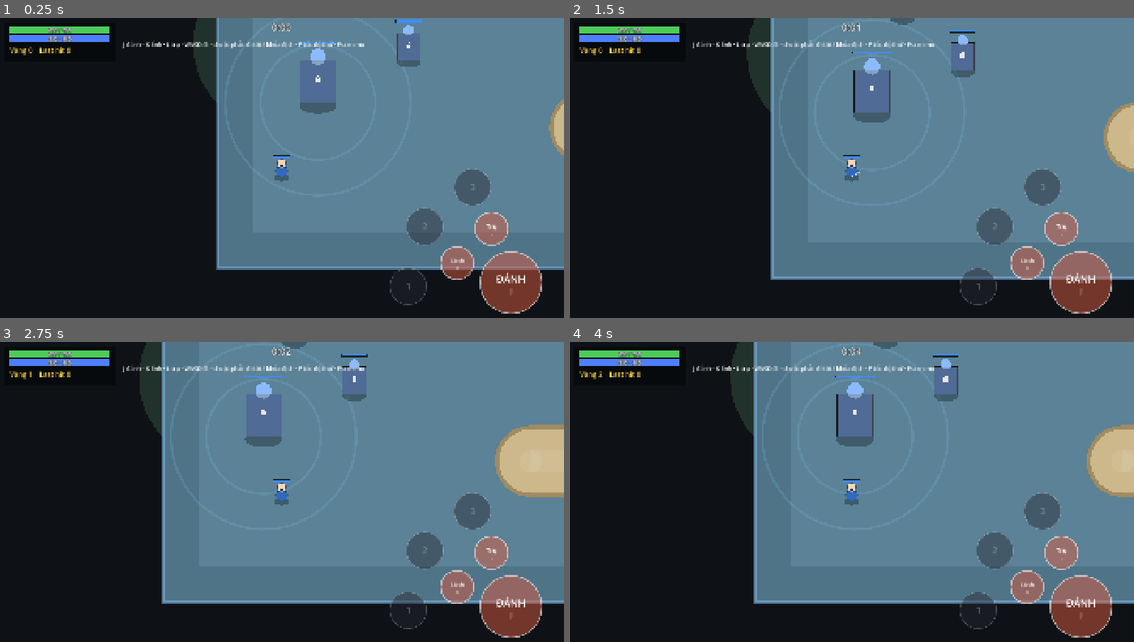
Above: before the commit, frames 1-4 (two rows, left to right).
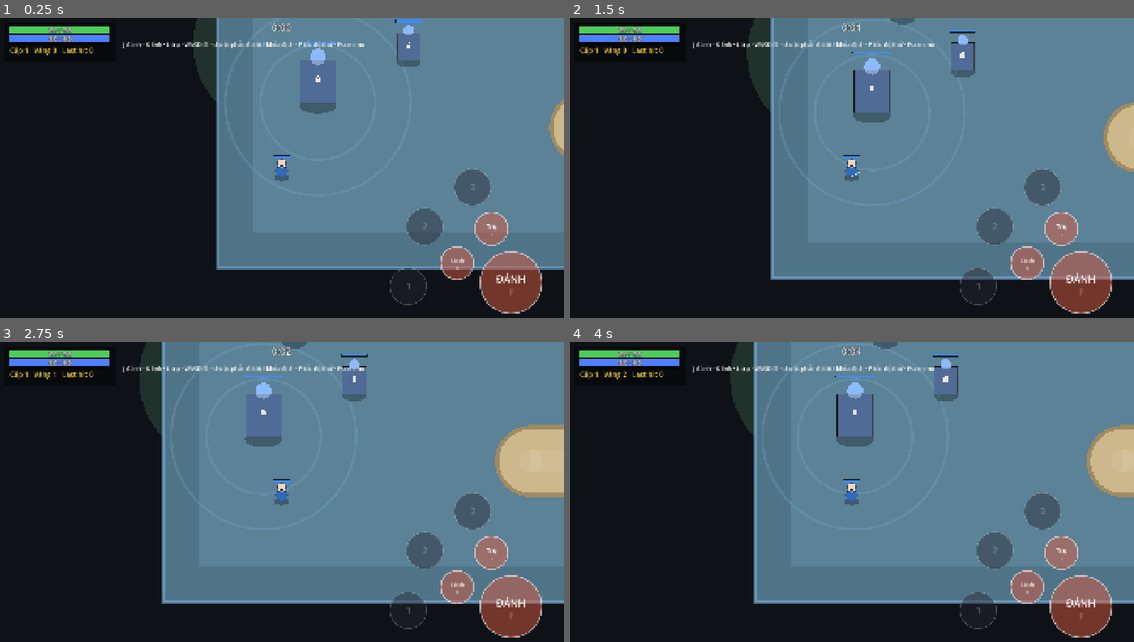
Above: after the commit, the same moments.

Repository: langhoangtien/clash-born-v2
Game: Godot game, scene res://app/match_scene.tscn
Two runs of this game, one before a commit and one after it. Both use one fixed random seed, a clock stepped at 60 frames per second and the inputs below. This scene is started directly instead of the project's main scene.
Inputs (mouse positions are in pixels of both pictures, inside the frame that each line leads up to):
- Up to frame 1 (0.25 s): no input
- Up to frame 2 (1.5 s): tap Enter at 0.5 s; drag from (665, 258) to (908, 108) at 0.52 s; drag from (1038, 243) to (823, 240) at 1.27 s
- Up to frame 3 (2.75 s): move the mouse to (338, 432) at 2.02 s; hold D from 2.03 s (still down); tap 5 at 2.1 s
- Up to frame 4 (4 s): release D at 2.75 s; drag from (823, 564) to (682, 453) at 2.77 s; tap Space at 3.5 s; move the mouse to (1021, 549) at 3.52 s; hold A from 3.53 s (still down); tap K at 3.6 s

The runs differ from the first frame. In frame 1, 0.2% of the frame differs, in the area x 1-17%, y 9-13%; in frame 2, 0.2%; in frame 3, 0.2%; in frame 4, 0.2%.

Commit message:
M3.5: XP and leveling to 20, skill points, attribute bonus, innate auto-rank, XP share, hero kill rewards, death gold loss, no deny (D-60); HUD level/XP; auto skill points
Co-Authored-By: Claude Opus 5.5 <noreply@anthropic.com>
Claude-Session: https://claude.ai/code/session_01U9XXiwXKA4KHDW2xJbUPmE

Diff:
--- /dev/null
+++ b/app/auto_skill.gd
@@ -0,0 +1,34 @@
+class_name AutoSkill
+extends RefCounted
+## Tầng APP (tạm tới M3.8): tự dùng điểm kỹ năng của hero người chơi theo thứ tự gợi ý trong
+## HeroDef (bot_skill_order). Chọn mục đầu tiên chưa đạt và đang nâng được.
+
+const UPGRADE_SLOTS: Dictionary = {
+	HeroDef.Upgrade.Q: AbilityDef.Slot.Q,
+	HeroDef.Upgrade.W: AbilityDef.Slot.W,
+	HeroDef.Upgrade.R: AbilityDef.Slot.R,
+	HeroDef.Upgrade.ATTRIBUTES: Command.ATTRIBUTES,
+}
+
+
+## Ô nên nâng tiếp (AbilityDef.Slot hoặc Command.ATTRIBUTES); -2 nếu không có gì nâng được.
+static func pick(world: World, hero: Entity, order: Array[HeroDef.Upgrade]) -> int:
+	if hero.skill_points <= 0:
+		return -2
+	var wanted: Dictionary = {}
+	for u: HeroDef.Upgrade in order:
+		var slot: int = UPGRADE_SLOTS[u]
+		wanted[slot] = wanted.get(slot, 0) + 1
+		if _current(hero, slot) < wanted[slot] and Progression.level_problem(world, hero, slot) == Command.Reject.NONE:
+			return slot
+	for slot: int in [AbilityDef.Slot.R, AbilityDef.Slot.Q, AbilityDef.Slot.W, Command.ATTRIBUTES]:
+		if Progression.level_problem(world, hero, slot) == Command.Reject.NONE:
+			return slot
+	return -2
+
+
+static func _current(hero: Entity, slot: int) -> int:
+	if slot == Command.ATTRIBUTES:
+		return hero.attribute_bonus_count
+	var a: AbilityInstance = Abilities.of(hero, slot)
+	return a.rank if a != null else 0
--- a/app/match_scene.gd
+++ b/app/match_scene.gd
@@ -25,6 +25,7 @@
 var hero: Entity
 var input: MatchInput = MatchInput.new()
 var result: ResultPanel
+var hero_def: HeroDef
 
 
 func _ready() -> void:
@@ -34,7 +35,8 @@
 	var library: ContentLibrary = ContentLibrary.load_dir()
 	MatchSetup.spawn_structures(world, library)
 	MatchSetup.add_lane_creeps(world, library, true)
-	hero = UnitFactory.hero(world, library.heroes[HERO_ID], 0, world.map.fountain_point(0))
+	hero_def = library.heroes[HERO_ID]
+	hero = UnitFactory.hero(world, hero_def, 0, world.map.fountain_point(0))
 	units_view.world = world
 	input.world = world
 	input.hero = hero
@@ -80,6 +82,9 @@
 func _before_step() -> void:
 	units_view.capture_previous()
 	input.flush()
+	var slot: int = AutoSkill.pick(world, hero, hero_def.bot_skill_order)  # tạm tới M3.8
+	if slot != -2:
+		world.submit(Command.level_up(hero.id, slot))
 
 
 ## Joystick ảo ưu tiên; không chạm thì đọc WASD / mũi tên.
--- a/content/balance/balance_settings.tres
+++ b/content/balance/balance_settings.tres
@@ -48,3 +48,13 @@
 passive_gold = 1
 passive_gold_interval = 2.0
 ghost_magic_amp = 0.4
+attribute_bonus_max = 7
+hero_max_level = 20
+xp_base = 120
+xp_per_level = 30
+xp_share_range = 1200.0
+hero_kill_xp_base = 60.0
+hero_kill_xp_per_level = 30.0
+hero_kill_gold_base = 150
+hero_kill_gold_per_level = 10
+death_gold_per_level = 25
--- a/content/units/creep_melee.tres
+++ b/content/units/creep_melee.tres
@@ -22,4 +22,5 @@
 id = &"creep_melee"
 display_name = "Lính cận chiến"
 art_id = &"creep_melee"
+bounty_xp = 57
 bounty_gold = 36
--- a/content/units/creep_ranged.tres
+++ b/content/units/creep_ranged.tres
@@ -23,4 +23,5 @@
 id = &"creep_ranged"
 display_name = "Lính đánh xa"
 art_id = &"creep_ranged"
+bounty_xp = 69
 bounty_gold = 45
--- a/content/units/creep_siege.tres
+++ b/content/units/creep_siege.tres
@@ -23,4 +23,5 @@
 id = &"creep_siege"
 display_name = "Lính công thành"
 art_id = &"creep_siege"
+bounty_xp = 88
 bounty_gold = 70
--- /dev/null
+++ b/sim/abilities/progression.gd
@@ -0,0 +1,68 @@
+class_name Progression
+extends RefCounted
+## Lên cấp hero (ABL-04, ABL-11, STAT-04): XP, điểm kỹ năng, đổi điểm lấy thuộc tính, nội tại
+## tự lên bậc. Lên cấp cộng máu/mana hiện tại đúng phần tối đa tăng thêm.
+
+## ABL-11: cấp hero mở bậc nội tại 1..6.
+const INNATE_LEVELS: Array[int] = [1, 4, 8, 12, 16, 20]
+## ABL-04: cấp hero tối thiểu để R lên bậc 1..3.
+const ULTIMATE_LEVELS: Array[int] = [6, 11, 16]
+
+
+static func xp_to_next(world: World, level: int) -> int:
+	return world.balance.xp_base + world.balance.xp_per_level * (level - 1)
+
+
+static func add_xp(world: World, hero: Entity, amount: float) -> void:
+	if hero.stats.level() >= world.balance.hero_max_level:
+		return
+	hero.xp += amount
+	while hero.stats.level() < world.balance.hero_max_level and hero.xp >= xp_to_next(world, hero.stats.level()):
+		hero.xp -= xp_to_next(world, hero.stats.level())
+		_level_up(world, hero)
+	if hero.stats.level() >= world.balance.hero_max_level:
+		hero.xp = 0.0
+
+
+static func _level_up(world: World, hero: Entity) -> void:
+	_apply_level(hero, hero.stats.level() + 1, hero.attribute_bonus_count, world.balance.attribute_bonus)
+	hero.skill_points += 1
+	var innate: AbilityInstance = Abilities.of(hero, AbilityDef.Slot.INNATE)
+	var rank: int = INNATE_LEVELS.filter(func(l: int) -> bool: return hero.stats.level() >= l).size()
+	if innate != null and innate.rank != rank:
+		Abilities.set_rank(world, hero, innate, rank)
+	world.emit(&"level_up", hero.id, hero.id, hero.stats.level())
+
+
+## Đổi cấp / số lần cộng thuộc tính; máu, mana hiện tại cộng phần tối đa tăng thêm.
+static func _apply_level(hero: Entity, level: int, bonus_count: int, bonus: float) -> void:
+	var max_hp: float = hero.stats.get_stat(StatId.Id.MAX_HP)
+	var max_mana: float = hero.stats.get_stat(StatId.Id.MAX_MANA)
+	hero.stats.set_level(level, bonus_count, bonus)
+	hero.stats.recompute()
+	hero.health += maxf(0.0, hero.stats.get_stat(StatId.Id.MAX_HP) - max_hp)
+	hero.mana += maxf(0.0, hero.stats.get_stat(StatId.Id.MAX_MANA) - max_mana)
+
+
+## Lý do không dùng điểm được (NONE = được).
+static func level_problem(world: World, hero: Entity, slot: int) -> Command.Reject:
+	if hero.skill_points <= 0:
+		return Command.Reject.NO_SKILL_POINT
+	if slot == Command.ATTRIBUTES:
+		return Command.Reject.NONE if hero.attribute_bonus_count < world.balance.attribute_bonus_max else Command.Reject.CANNOT_LEVEL
+	var a: AbilityInstance = Abilities.of(hero, slot)
+	if a == null or slot == AbilityDef.Slot.INNATE or a.rank >= a.def.expected_ranks():
+		return Command.Reject.CANNOT_LEVEL
+	var need: int = ULTIMATE_LEVELS[a.rank] if slot == AbilityDef.Slot.R else 2 * (a.rank + 1) - 1
+	return Command.Reject.NONE if hero.stats.level() >= need else Command.Reject.CANNOT_LEVEL
+
+
+static func spend_point(world: World, hero: Entity, slot: int) -> void:
+	hero.skill_points -= 1
+	if slot == Command.ATTRIBUTES:
+		hero.attribute_bonus_count += 1
+		_apply_level(hero, hero.stats.level(), hero.attribute_bonus_count, world.balance.attribute_bonus)
+	else:
+		var a: AbilityInstance = Abilities.of(hero, slot)
+		Abilities.set_rank(world, hero, a, a.rank + 1)
+	world.emit(&"skill_leveled", hero.id, hero.id, slot)
--- a/sim/commands/command.gd
+++ b/sim/commands/command.gd
@@ -3,9 +3,12 @@
 ## Yêu cầu từ người chơi, bot hoặc controller (ARCHITECTURE mục 1). Không đổi trận
 ## trực tiếp; CommandSystem kiểm tra rồi mới thành Order (CMD-01..05).
 
-enum Type { MOVE_TO, MOVE_DIR, STOP, ATTACK, ATTACK_AUTO, CAST }
+enum Type { MOVE_TO, MOVE_DIR, STOP, ATTACK, ATTACK_AUTO, CAST, LEVEL_UP }
 enum Reject { NONE, UNKNOWN_UNIT, POINT_OUTSIDE_MAP, BAD_DIRECTION, BAD_TARGET, UNIT_DEAD,
-	NOT_LEARNED, ON_COOLDOWN, NO_MANA, CANNOT_CAST }
+	NOT_LEARNED, ON_COOLDOWN, NO_MANA, CANNOT_CAST, NO_SKILL_POINT, CANNOT_LEVEL }
+
+## LEVEL_UP: ô đặc biệt = đổi điểm lấy thuộc tính (ABL-04).
+const ATTRIBUTES: int = -1
 
 var type: Type
 var entity_id: int
@@ -70,6 +73,15 @@
 	return c
 
 
+## ABL-04: dùng một điểm nâng kỹ năng ô `ability_slot` (hoặc ATTRIBUTES).
+static func level_up(id: int, ability_slot: int) -> Command:
+	var c: Command = Command.new()
+	c.type = Type.LEVEL_UP
+	c.entity_id = id
+	c.slot = ability_slot
+	return c
+
+
 static func stop(id: int) -> Command:
 	var c: Command = Command.new()
 	c.type = Type.STOP
--- a/sim/core/balance_settings.gd
+++ b/sim/core/balance_settings.gd
@@ -52,6 +52,12 @@
 @export_group("Hero")
 ## ABL-04: mỗi lần đổi điểm thừa cộng chừng này vào cả 3 thuộc tính.
 @export var attribute_bonus: float
+## ABL-04: số lần đổi điểm lấy thuộc tính tối đa; cấp tối đa.
+@export var attribute_bonus_max: int
+@export var hero_max_level: int
+## XP để lên cấp kế: xp_base + xp_per_level × (cấp hiện tại − 1).
+@export var xp_base: int
+@export var xp_per_level: int
 ## ECO-04: hồi sinh sau respawn_base + respawn_per_level × cấp giây.
 @export var respawn_base: float
 @export var respawn_per_level: float
@@ -64,6 +70,15 @@
 ## ECO-01: cứ passive_gold_interval giây mỗi hero được passive_gold vàng.
 @export var passive_gold: int
 @export var passive_gold_interval: float
+## ECO-03: XP chia cho hero phe kia trong tầm này khi đơn vị chết.
+@export var xp_share_range: float
+## Hạ hero: XP = base + per_level × cấp nạn nhân; vàng = base + per_level × cấp nạn nhân.
+@export var hero_kill_xp_base: float
+@export var hero_kill_xp_per_level: float
+@export var hero_kill_gold_base: int
+@export var hero_kill_gold_per_level: int
+## ECO-05: chết mất death_gold_per_level × cấp vàng.
+@export var death_gold_per_level: int
 
 @export_group("Điều khiển (CTL)")
 ## CTL-02: tầm tìm mục tiêu = tầm đánh + chừng này.
--- a/sim/systems/command_system.gd
+++ b/sim/systems/command_system.gd
@@ -13,6 +13,10 @@
 		command.reject_reason = _check(world, command, unit)
 		if command.reject_reason != Command.Reject.NONE:
 			world.rejected_commands.append(command)
+			continue
+		if command.type == Command.Type.LEVEL_UP:
+			Progression.spend_point(world, unit, command.slot)  # không đổi lệnh hiện tại
+			world.command_log.append(command)
 			continue
 		var order: Order = _order_for(world, command, unit)
 		if unit.cast != null:
@@ -52,8 +56,8 @@
 func _check(world: World, command: Command, unit: Entity) -> Command.Reject:
 	if unit == null:
 		return Command.Reject.UNKNOWN_UNIT
-	if not unit.alive:
-		return Command.Reject.UNIT_DEAD
+	if not unit.alive and command.type != Command.Type.LEVEL_UP:
+		return Command.Reject.UNIT_DEAD  # cộng điểm được cả khi đang chờ hồi sinh
 	if command.type == Command.Type.MOVE_TO:
 		if not command.point.is_finite():
 			return Command.Reject.POINT_OUTSIDE_MAP
@@ -66,6 +70,8 @@
 			return Command.Reject.BAD_DIRECTION
 	if command.type == Command.Type.CAST:
 		return _check_cast(world, command, unit)
+	if command.type == Command.Type.LEVEL_UP:
+		return Progression.level_problem(world, unit, command.slot)
 	return Command.Reject.NONE
 
 
--- a/sim/systems/death_system.gd
+++ b/sim/systems/death_system.gd
@@ -30,6 +30,7 @@
 func _hero_waits(world: World, e: Entity) -> void:
 	if e.respawn_tick < 0:
 		Effects.remove_on_death(world, e)  # D-56
+		_hero_kill_rewards(world, e)
 		var wait: float = world.balance.respawn_base + world.balance.respawn_per_level * e.stats.level()
 		e.respawn_tick = world.tick + SimClock.seconds_to_ticks(wait)
 		e.order = Order.idle()
@@ -70,3 +71,39 @@
 	if killer != null and killer.kind == Entity.Kind.HERO and killer.team != e.team:
 		killer.gold += e.bounty_gold
 		killer.last_hits += 1
+	_share_xp(world, e, e.bounty_xp, null)
+
+
+## ECO-03: XP chia đều cho hero phe kia còn sống trong `xp_share_range` (kẻ hạ là hero thì
+## luôn được tính). Trả về danh sách hero được chia, theo id.
+func _share_xp(world: World, dead: Entity, amount: float, killer: Entity) -> Array[Entity]:
+	var takers: Array[Entity] = []
+	for h: Entity in world.entities:
+		if h.kind != Entity.Kind.HERO or not h.alive or h.team == dead.team:
+			continue
+		if h == killer or h.position.distance_to(dead.position) <= world.balance.xp_share_range:
+			takers.append(h)
+	for h: Entity in takers:
+		if amount > 0.0:
+			Progression.add_xp(world, h, amount / takers.size())
+	return takers
+
+
+## Hạ hero: XP và vàng cho kẻ hạ (hoặc chia cho hero phe kia gần đó nếu trụ/lính hạ);
+## nạn nhân mất vàng (ECO-05).
+func _hero_kill_rewards(world: World, e: Entity) -> void:
+	var b: BalanceSettings = world.balance
+	var level: int = e.stats.level()
+	var killer: Entity = world.find_entity(e.killer_id)
+	if killer != null and (killer.kind != Entity.Kind.HERO or killer.team == e.team):
+		killer = null
+	var takers: Array[Entity] = _share_xp(world, e, b.hero_kill_xp_base + b.hero_kill_xp_per_level * level, killer)
+	var gold: int = b.hero_kill_gold_base + b.hero_kill_gold_per_level * level
+	var paid: Array[Entity] = takers
+	if killer != null:
+		paid = [killer]
+	for h: Entity in paid:
+		h.gold += gold / paid.size()
+	if not paid.is_empty():
+		world.emit(&"kill_credited", paid[0].id, e.id, gold)
+	e.gold = maxi(0, e.gold - b.death_gold_per_level * level)
--- a/sim/world/entity.gd
+++ b/sim/world/entity.gd
@@ -36,6 +36,11 @@
 ## Kinh tế (ECO-01/07): vàng thưởng khi bị hạ (từ dữ liệu), vàng và số last hit của hero,
 ## kẻ gây đòn chết (DamageSystem ghi).
 var bounty_gold: int = 0
+var bounty_xp: int = 0
+## Hero (ABL-04): XP trong cấp hiện tại, điểm chưa dùng, số lần đã đổi lấy thuộc tính.
+var xp: float = 0.0
+var skill_points: int = 0
+var attribute_bonus_count: int = 0
 var gold: int = 0
 var last_hits: int = 0
 var killer_id: int = -1
--- a/sim/world/unit_factory.gd
+++ b/sim/world/unit_factory.gd
@@ -17,6 +17,7 @@
 		Vector3(def.base_strength, def.base_agility, def.base_intelligence),
 		Vector3(def.strength_growth, def.agility_growth, def.intelligence_growth))
 	e.stats.set_level(level, 0, world.balance.attribute_bonus)
+	e.skill_points = 1  # ABL-04: cấp 1 có 1 điểm
 	world.add_entity(e)
 	Abilities.setup_hero(world, e, def)
 	return e
@@ -34,6 +35,7 @@
 	e.projectile_speed = def.stats.projectile_speed
 	e.stats = stats_from(world.balance, def.stats)
 	e.bounty_gold = def.bounty_gold
+	e.bounty_xp = def.bounty_xp
 	return world.add_entity(e)
 
 
--- a/sim/world/world.gd
+++ b/sim/world/world.gd
@@ -172,10 +172,10 @@
 	for e: Entity in entities:
 		ctx.update(PackedInt64Array([e.id, e.team, e.kind, e.order.type, int(e.order.finished), e.order.target_id,
 			int(e.alive), int(e.locked), int(e.returning), int(e.has_origin), e.aggro_target_id, e.aggro_until_tick, e.attack_phase, e.attack_target_id, e.attack_start_tick, e.attack_release_tick, e.next_attack_tick,
-			e.lock_target_id, e.respawn_tick, e.gold, e.last_hits]).to_byte_array())
+			e.lock_target_id, e.respawn_tick, e.gold, e.last_hits, e.skill_points, e.attribute_bonus_count]).to_byte_array())
 		ctx.update(PackedFloat64Array([e.position.x, e.position.y, e.radius, e.health, e.mana,
 			e.order.point.x, e.order.point.y, e.order.direction.x, e.order.direction.y,
-			e.chase_origin.x, e.chase_origin.y]).to_byte_array())
+			e.chase_origin.x, e.chase_origin.y, e.xp]).to_byte_array())
 		if e.stats != null:
 			ctx.update(e.stats.values().to_byte_array())
 		for a: AbilityInstance in e.abilities:
--- a/tests/app/test_match_input.gd
+++ b/tests/app/test_match_input.gd
@@ -195,3 +195,22 @@
 	b.release(0)
 	assert_false(b.is_held(Rules.AttackMode.CREEP))
 	b.free()
+
+
+func test_ABL_04_auto_skill_follows_suggested_order() -> void:
+	var lib: ContentLibrary = ContentLibrary.load_dir()
+	var w: World = World.new(1, load("res://content/balance/balance_settings.tres") as BalanceSettings)
+	var def: HeroDef = lib.heroes[&"brakk"]
+	var hero: Entity = UnitFactory.hero(w, def, 0, Vector2(500, 500))
+	var picks: Array[int] = []
+	for level: int in range(1, 21):
+		if level > 1:
+			Progression.add_xp(w, hero, Progression.xp_to_next(w, level - 1))
+		var slot: int = AutoSkill.pick(w, hero, def.bot_skill_order)
+		picks.append(slot)
+		Progression.spend_point(w, hero, slot)
+	assert_eq(picks[0], AbilityDef.Slot.Q)
+	assert_eq(picks[5], AbilityDef.Slot.R, "cấp 6 lên R")
+	assert_eq(Abilities.of(hero, AbilityDef.Slot.Q).rank, 5)
+	assert_eq(Abilities.of(hero, AbilityDef.Slot.R).rank, 3)
+	assert_eq(hero.skill_points, 0)
--- /dev/null
+++ b/tests/sim/abilities/test_progression.gd
@@ -0,0 +1,167 @@
+extends TestCase
+## M3.5: lên cấp, XP (ECO-03), điểm kỹ năng (ABL-04), nội tại tự lên (ABL-11), vàng hạ hero /
+## mất vàng khi chết (ECO-05, ECO-07b), bỏ deny (D-60).
+
+const MAP_PATH: String = "res://data/maps/clashborn.tres"
+const BALANCE_PATH: String = "res://content/balance/balance_settings.tres"
+const EPS: float = 0.01
+const Slot := AbilityDef.Slot
+
+static var _map: MapLayout
+static var _lib: ContentLibrary
+
+
+func _world() -> World:
+	if _map == null:
+		_map = load(MAP_PATH) as MapLayout
+		_lib = ContentLibrary.load_dir()
+	var w: World = World.new(5, load(BALANCE_PATH) as BalanceSettings)
+	w.map = _map
+	w.add_system(MovementSystem.new(), World.Phase.MOVEMENT)
+	return w
+
+
+func _center() -> Vector2:
+	return _map.world_size() * 0.5 + Vector2(-700, 700)
+
+
+func _brakk(w: World, team: int, at: Vector2) -> Entity:
+	return UnitFactory.hero(w, _lib.heroes[&"brakk"], team, w.navigation(32.0).nearest_clear(at))
+
+
+func _kill(w: World, source_id: int, victim: Entity) -> void:
+	var r: DamageRequest = DamageRequest.new()
+	r.source_id = source_id
+	r.target_id = victim.id
+	r.raw = 1.0e9
+	r.damage_type = DamageFormulas.DamageType.PURE
+	w.damage_requests.append(r)
+	w.step()
+
+
+func _rejected(w: World, c: Command) -> Command.Reject:
+	w.submit(c)
+	w.step()
+	return w.rejected_commands[0].reject_reason if not w.rejected_commands.is_empty() else Command.Reject.NONE
+
+
+func test_ABL_04_xp_table_and_level_up() -> void:
+	var w: World = _world()
+	var b: Entity = _brakk(w, 0, _center())
+	assert_eq(Progression.xp_to_next(w, 1), 120)
+	assert_eq(Progression.xp_to_next(w, 19), 120 + 30 * 18)
+	var total: int = 0
+	for level: int in range(1, 20):
+		total += Progression.xp_to_next(w, level)
+	assert_eq(total, 7410, "tổng XP tới cấp 20")
+	var hp: float = b.health
+	var max_hp: float = b.stats.get_stat(StatId.Id.MAX_HP)
+	Progression.add_xp(w, b, 130.0)
+	assert_eq(b.stats.level(), 2)
+	assert_near(b.xp, 10.0, EPS, "XP thừa giữ lại")
+	assert_eq(b.skill_points, 2, "cấp 1 có sẵn 1 điểm + 1 khi lên cấp 2")
+	var gained: float = b.stats.get_stat(StatId.Id.MAX_HP) - max_hp
+	assert_true(gained > 0.0, "lên cấp tăng máu tối đa qua Sức mạnh")
+	assert_near(b.health, hp + gained, EPS, "máu hiện tại cộng đúng phần tăng")
+	Progression.add_xp(w, b, 100000.0)
+	assert_eq(b.stats.level(), 20, "tối đa cấp 20")
+	assert_near(b.xp, 0.0, EPS)
+
+
+func test_ABL_11_innate_ranks_with_hero_level() -> void:
+	var w: World = _world()
+	var b: Entity = _brakk(w, 0, _center())
+	var innate: AbilityInstance = Abilities.of(b, Slot.INNATE)
+	var ranks: Array[int] = []
+	for level: int in range(2, 21):
+		Progression.add_xp(w, b, Progression.xp_to_next(w, level - 1))
+		if level in [3, 4, 8, 12, 16, 20]:
+			ranks.append(innate.rank)
+	assert_eq(ranks, [1, 2, 3, 4, 5, 6], "bậc 1–6 ở cấp 1/4/8/12/16/20")
+	assert_near(b.effects[0].values[&"chance"], 0.25, EPS, "bị động theo bậc mới")
+
+
+func test_ABL_04_skill_rank_rules() -> void:
+	var w: World = _world()
+	var b: Entity = _brakk(w, 0, _center())
+	assert_eq(_rejected(w, Command.level_up(b.id, Slot.R)), Command.Reject.CANNOT_LEVEL, "R cần cấp 6")
+	assert_eq(_rejected(w, Command.level_up(b.id, Slot.Q)), Command.Reject.NONE)
+	assert_eq(Abilities.of(b, Slot.Q).rank, 1)
+	assert_eq(_rejected(w, Command.level_up(b.id, Slot.Q)), Command.Reject.NO_SKILL_POINT)
+	Progression.add_xp(w, b, Progression.xp_to_next(w, 1))
+	assert_eq(_rejected(w, Command.level_up(b.id, Slot.Q)), Command.Reject.CANNOT_LEVEL, "Q cấp 2 cần hero cấp 3")
+	assert_eq(_rejected(w, Command.level_up(b.id, Slot.INNATE)), Command.Reject.CANNOT_LEVEL, "nội tại không cộng điểm")
+	assert_eq(_rejected(w, Command.level_up(b.id, Command.ATTRIBUTES)), Command.Reject.NONE)
+	assert_eq(b.attribute_bonus_count, 1)
+	assert_eq(b.skill_points, 0)
+
+
+func test_ABL_04_attribute_bonus_limit_and_effect() -> void:
+	var w: World = _world()
+	var b: Entity = _brakk(w, 0, _center())
+	var strength: float = b.stats.get_stat(StatId.Id.STRENGTH)
+	b.skill_points = 10
+	for i: int in range(8):
+		w.submit(Command.level_up(b.id, Command.ATTRIBUTES))
+	w.step()
+	assert_eq(b.attribute_bonus_count, 7, "tối đa 7 lần")
+	assert_eq(w.rejected_commands.size(), 1)
+	assert_near(b.stats.get_stat(StatId.Id.STRENGTH), strength + 14.0, EPS)
+
+
+func test_ECO_03_xp_from_enemy_deaths_nearby_split() -> void:
+	var w: World = _world()
+	var a: Entity = _brakk(w, 0, _center())
+	var ally: Entity = _brakk(w, 0, _center() + Vector2(200, 0))
+	var far: Entity = _brakk(w, 0, _center() + Vector2(-2000, 0))
+	var creep: Entity = MatchSetup.spawn_creep(w, _lib, &"creep_ranged", 1, "MID", _center() + Vector2(100, -100))
+	_kill(w, -1, creep)
+	assert_near(a.xp, 69.0 / 2.0, EPS, "chia đều cho hero trong 1200, kể cả khi không kết liễu")
+	assert_near(ally.xp, 69.0 / 2.0, EPS)
+	assert_near(far.xp, 0.0, EPS)
+
+
+func test_ECO_03_own_creeps_and_dead_heroes_give_nothing() -> void:
+	var w: World = _world()
+	var a: Entity = _brakk(w, 0, _center())
+	var mine: Entity = MatchSetup.spawn_creep(w, _lib, &"creep_melee", 0, "MID", _center() + Vector2(100, -100))
+	_kill(w, -1, mine)
+	assert_near(a.xp, 0.0, EPS)
+	_kill(w, -1, a)
+	var enemy: Entity = MatchSetup.spawn_creep(w, _lib, &"creep_melee", 1, "MID", a.position + Vector2(50, 0))
+	_kill(w, -1, enemy)
+	assert_near(a.xp, 0.0, EPS, "đang chết không nhận XP")
+
+
+func test_ECO_hero_kill_gold_xp_and_death_loss() -> void:
+	var w: World = _world()
+	var a: Entity = _brakk(w, 0, _center())
+	var b: Entity = _brakk(w, 1, _center() + Vector2(150, 0))
+	Progression.add_xp(w, b, Progression.xp_to_next(w, 1) + Progression.xp_to_next(w, 2))
+	assert_eq(b.stats.level(), 3)
+	b.gold = 500
+	var seen: Array[StringName] = []
+	_kill(w, a.id, b)
+	for ev: GameEvent in w.events:
+		seen.append(ev.type)
+	assert_true(seen.has(&"kill_credited"))
+	assert_eq(a.gold, 150 + 10 * 3, "vàng hạ hero")
+	assert_eq(a.stats.level(), 2, "XP hạ hero 60 + 30 × 3 = 150 → lên cấp 2")
+	assert_near(a.xp, 150.0 - 120.0, EPS)
+	assert_eq(b.gold, 500 - 25 * 3, "ECO-05")
+
+
+func test_ECO_05_death_never_below_zero_gold() -> void:
+	var w: World = _world()
+	var b: Entity = _brakk(w, 1, _center())
+	b.gold = 10
+	_kill(w, -1, b)
+	assert_eq(b.gold, 0)
+
+
+func test_D_60_no_deny_own_creeps_not_attackable() -> void:
+	var w: World = _world()
+	var a: Entity = _brakk(w, 0, _center())
+	var mine: Entity = MatchSetup.spawn_creep(w, _lib, &"creep_melee", 0, "MID", _center() + Vector2(100, -100))
+	mine.health = 10.0
+	assert_false(Rules.is_attackable(a, mine))
--- a/tests/sim/core/balance_fixture.gd
+++ b/tests/sim/core/balance_fixture.gd
@@ -39,6 +39,10 @@
 	b.creep_front_margin = 200.0
 	b.tower_body_radius = 52.0
 	b.respawn_base = 5.0
+	b.attribute_bonus_max = 7
+	b.hero_max_level = 20
+	b.xp_base = 120
+	b.xp_per_level = 30
 	b.ghost_magic_amp = 0.4
 	b.respawn_per_level = 2.0
 	b.attack_search_bonus = 100.0
--- a/tests/sim/systems/test_attack_system.gd
+++ b/tests/sim/systems/test_attack_system.gd
@@ -151,7 +151,7 @@
 	assert_true(a.order.finished, "lệnh đánh xong khi mục tiêu chết")
 	# Hai đơn vị đều là hero (mặc định) khác đội → có thêm hero_attacked_hero (DEF-11).
 	assert_eq(seen, [&"attack_started", &"attack_landed", &"hero_attacked_hero", &"damage_taken",
-		&"attack_started", &"attack_landed", &"hero_attacked_hero", &"damage_taken", &"unit_died", &"hero_died"])
+		&"attack_started", &"attack_landed", &"hero_attacked_hero", &"damage_taken", &"unit_died", &"kill_credited", &"hero_died"])
 
 
 func test_CMD_02_attack_needs_valid_enemy_target() -> void:
--- a/tests/sim/systems/test_match_end_economy.gd
+++ b/tests/sim/systems/test_match_end_economy.gd
@@ -107,7 +107,7 @@
 	for t: int in range(every):
 		w.step()
 	assert_false(me.alive)
-	assert_eq(me.gold, 2)
+	assert_eq(me.gold, 1, "chết mất 25 × cấp (còn 0, ECO-05) rồi vẫn nhận vàng thụ động")
 
 
 func test_ECO_07_tower_gold_to_every_enemy_hero_whoever_kills() -> void:
--- a/view/hud/match_hud.gd
+++ b/view/hud/match_hud.gd
@@ -46,7 +46,11 @@
 	var max_mana: float = maxf(1.0, hero.stats.get_stat(StatId.Id.MAX_MANA))
 	_bar(font, Vector2(x, 30), hero.health, max_hp, HP_COLOR)
 	_bar(font, Vector2(x, 60), hero.mana, max_mana, MANA_COLOR)
-	_text(font, Vector2(x, 120), "Vàng %d    Last hit %d" % [hero.gold, hero.last_hits], 24, Color(1, 0.85, 0.3), false)
+	_text(font, Vector2(x, 120), "Cấp %d   Vàng %d   Last hit %d" % [hero.stats.level(), hero.gold, hero.last_hits], 24, Color(1, 0.85, 0.3), false)
+	if hero.stats.level() < world.balance.hero_max_level:
+		var need: float = float(Progression.xp_to_next(world, hero.stats.level()))
+		draw_rect(Rect2(Vector2(x, 88), Vector2(BAR.x, 6)), Color(0, 0, 0, 0.7))
+		draw_rect(Rect2(Vector2(x, 88), Vector2(BAR.x * clampf(hero.xp / need, 0, 1), 6)), Color(0.75, 0.5, 1.0))
 	var wait: String = respawn_text(world, hero)
 	if wait != "":
 		_text(font, Vector2(size.x * 0.5, size.y * 0.4), wait, 48, Color(1, 0.4, 0.4), true)
Not shown, added: app/auto_skill.gd.uid
Not shown, added: sim/abilities/progression.gd.uid
Not shown, added: tests/sim/abilities/test_progression.gd.uid
Not shown, changed: docs/CONTENT.md
Not shown, changed: docs/DECISIONS.md
Not shown, changed: docs/GAME_RULES.md
Not shown, changed: docs/ROADMAP.md
